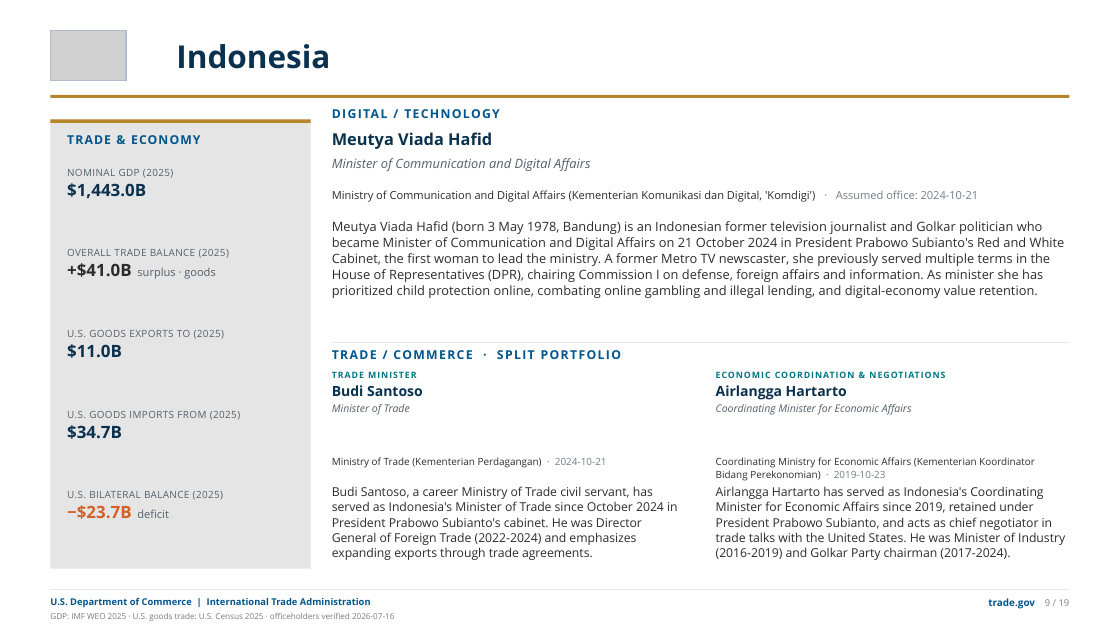
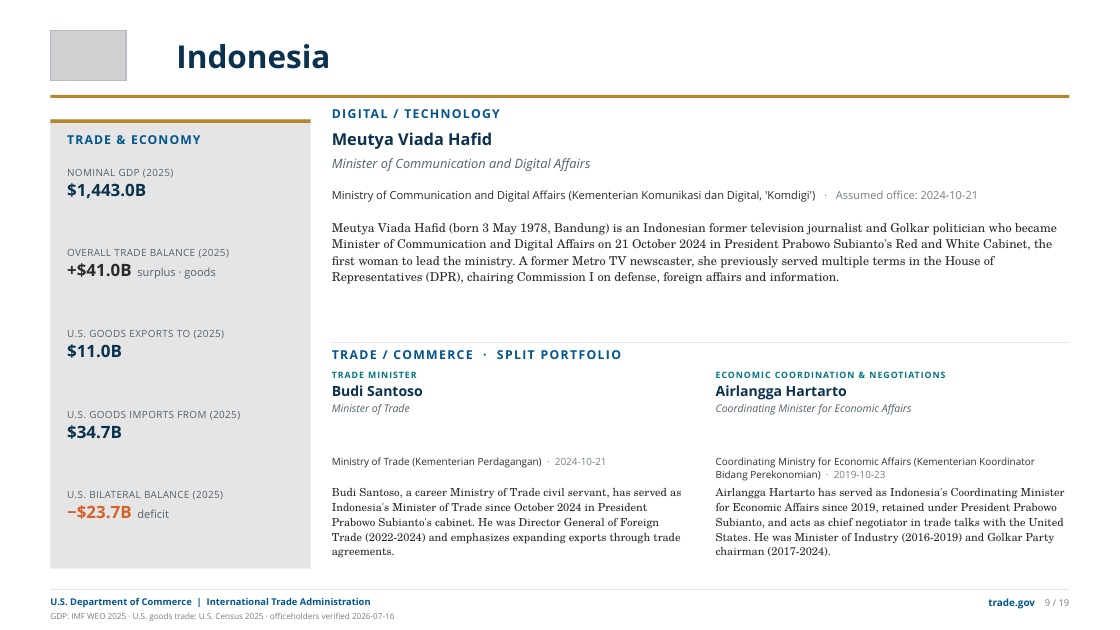
Before and after one commit to jsilbs18-cloud/Photo, a slide deck: slide 13 of output/g20-ministers-trade-deck.pptx. Drawn at 1120x630 pixels with LibreOffice and Linux fonts; fonts in the diff are those of the drawing; grey boxes stand for pictures. Boxes give left, top, right and bottom in pixels: in the first picture for what was removed or moved away, otherwise in the second. Text is boxed around its words. In the diff, an @@ line names an element or a change of style, - is before the commit and + after.

```diff
--- a/output/g20-ministers-trade-deck.pptx
+++ b/output/g20-ministers-trade-deck.pptx
@@ text at [332,223,1057,284]: text changed; size 11 to 10.5 pt; font Open Sans to TeX Gyre Schola @@
-Meutya Viada Hafid (born 3 May 1978, Bandung) is an Indonesian former television journalist and Golkar politician who became Minister of Communication and Digital Affairs on 21 October 2024 in President Prabowo Subianto's Red and White Cabinet, the first woman to lead the ministry. A former Metro TV newscaster, she previously served multiple terms in the House of Representatives (DPR), chairing Commission I on defense, foreign affairs and information. As minister she has prioritized child protection online, combating online gambling and illegal lending, and digital-economy value retention.
+Meutya Viada Hafid (born 3 May 1978, Bandung) is an Indonesian former television journalist and Golkar politician who became Minister of Communication and Digital Affairs on 21 October 2024 in President Prabowo Subianto's Red and White Cabinet, the first woman to lead the ministry. A former Metro TV newscaster, she previously served multiple terms in the House of Representatives (DPR), chairing Commission I on defense, foreign affairs and information.
@@ text "Budi Santoso, a career Ministry ..." at [332,488,681,558]: size 10.5 to 9.5 pt, font Open Sans to TeX Gyre Schola; line spacing 1.04 to 1.12 @@
@@ text "Airlangga Hartarto has served as ..." at [716,488,1065,556]: size 10.5 to 9.5 pt, font Open Sans to TeX Gyre Schola; line spacing 1.04 to 1.12 @@
```
Also in this commit, not shown: 21 other slides changed, 13 other files.
